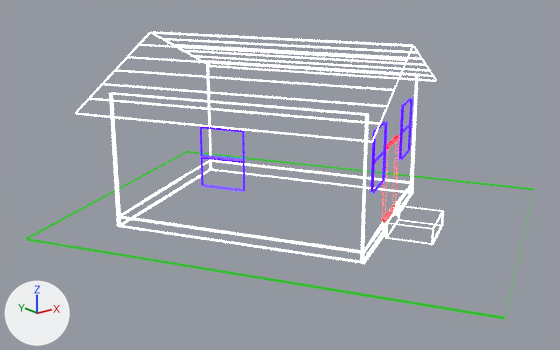
The glTF model public/models/portfoliohome.glb: old version first, new version second.
The view is the same before and after, from a camera (50 mm lens) standing at (-11.26, -5.81, 4.98) and looking at (-3.21, 4.25, 0.95). Arrows for +X, +Y and +Z are at lower left; the lights stay in place. Where no turn or scale is listed for an object, it has been applied to the vertices. Vertices at the same position are counted once.

In view in the first picture: 'Door', 'House', 'Plane', 'Platform', 'Roof', 'Windows', 'WindowsR'.
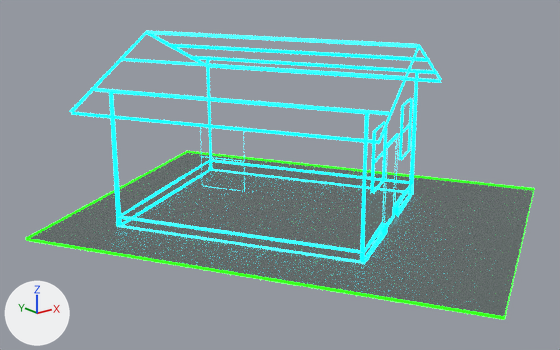
Where the newer file only moved an object's origin or applied its transform, the numbers keep the older frame.

Patch to the scene script:
```diff
--- a/public/models/portfoliohome.glb.py
+++ b/public/models/portfoliohome.glb.py
@@ mat_material_002 @@
 mat_material_002 = principled_material('Material.002')
-mat_material_002.base_color = (0.8, 0.8, 0.8)  # white #e7e7e7
-mat_material_002.emission_strength = 1.5
+mat_material_002.base_color = (0.0, 0.871, 1.0)  # cyan #00f0ff
+mat_material_002.emission_strength = 2.0
+mat_material_002.emission_color = (0.0, 0.871, 1.0)  # cyan #00f0ff
@@ mat_material_003 @@
 mat_material_003 = principled_material('Material.003')
-mat_material_003.base_color = (0.013, 0.0, 1.0)  # blue #1e00ff
-mat_material_003.emission_color = (0.013, 0.0, 1.0)  # blue #1e00ff
-mat_material_003.emission_strength = 10.0
+mat_material_003.base_color = (0.0, 0.871, 1.0)  # cyan #00f0ff
+mat_material_003.emission_color = (0.0, 0.871, 1.0)  # cyan #00f0ff
+mat_material_003.emission_strength = 2.0
@@ mat_material_005 @@
 mat_material_005.base_color = (0.00182, 0.0467, 0.00121)  # dark green #063d04
-mat_material_005.emission_color = (0.018, 0.462, 0.012)  # green #24b51d
-mat_material_005.emission_strength = 1.0
+mat_material_005.alpha = 0.661
@@ mat_material_007 @@
+mat_material_007 = principled_material('Material.007')
+mat_material_007.base_color = (0.00699, 1.0, 0.0)  # green #14ff00
+mat_material_007.roughness = 1.0
+mat_material_007.emission_color = (0.00699, 1.0, 0.0)  # green #14ff00
+mat_material_007.emission_strength = 4.0
@@ me_cube_004 @@
 me_cube_004.from_pydata(...)  # 72 vertices, 128 faces; spans x -2.64..2.64, y -2.78..2.78, z -1.15..1.15
-me_cube_004.vertices[45].co = (0.46, 2.71, 1.13)  # pixel (208, 61)
-me_cube_004.vertices[46].co = (2.58, -0.93, 1.13)  # pixel (415, 75)
+# me_cube_004 part 1
+for i in [2, 3, 10, 11]: me_cube_004.vertices[i].co += Vector((0.0, 0.0, 0.05))
+me_cube_004.vertices[45].co = (0.47, 2.7, 1.18)  # pixel (209, 59)
+me_cube_004.vertices[46].co = (2.58, -0.92, 1.18)  # pixel (415, 72)
 me_cube_004.materials.append(mat_material_002)
@@ me_cube_006 @@
 # used by ob_roof; location = (-2.04, 5.22, 2.86); rotation_euler = (0.0, 0.0, -1.042), in degrees (0, 0, -60); scale = (0.614, 1.2, 0.785)
-me_cube_006.from_pydata(...)  # 104 vertices, 192 faces; spans x -3.89..3.9, y -2.98..1.08, z -0.77..0.52
-me_cube_006.materials.append(mat_material_001)  # white #e7e7e7
+me_cube_006.from_pydata(...)  # 52 vertices, 96 faces; spans x -3.89..3.9, y -2.99..1.09, z -0.78..0.54
+# me_cube_006 part 2: the loose piece of 52 vertices spanning x -3.89..3.89, y -0.95..1.08, z -0.77..0.52 is rebuilt with 52 vertices and now spans x -3.89..3.9, y -2.99..1.09, z -0.78..0.54, in mat_material_013 (cyan #00f0ff)
+# me_cube_006 part 3: the loose piece of 52 vertices spanning x -3.89..3.9, y -2.98..-0.96, z -0.76..0.52 is deleted
+me_cube_006.materials.append(mat_material_013)  # cyan #00f0ff
@@ me_cube_007 @@
-me_cube_007.from_pydata(...)  # 40 vertices, 96 faces; spans x -0.359..0.359, y -0.223..0.223, z -0.653..0.653
-me_cube_007.materials.append(mat_material_004)  # red #ff0002
+me_cube_007.from_pydata(...)  # 40 vertices, 96 faces; spans x -0.356..0.356, y -0.217..0.217, z -0.84..0.679
+# me_cube_007 part 4: 40 of 40 vertices moved; they spanned x -0.359..0.359, y -0.223..0.223, z -0.653..0.653 and now span x -0.356..0.356, y -0.217..0.217, z -0.84..0.679; mean shift (0.0, 0.0, -0.08); largest move (-0.335, -0.223, -0.653) -> (-0.34, -0.217, -0.84)
+me_cube_007.materials.append(mat_material_011)  # cyan #00f0ff
@@ me_plane_003 @@
 # verts and faces of me_plane_003; kept vertices keep their numbers, new ones are numbered from 12
-me_plane_003.from_pydata(...)  # 12 vertices, 16 faces; spans x -4.37..4.37, y -4.71..4.71, z -0.02..0.02
+me_plane_003.from_pydata(...)  # 16 vertices, 18 faces; spans x -4.37..4.37, y -4.71..4.71, z -0.02..0.02
+# me_plane_003 part 5
+verts[12] = (4.37, -1.84, 0.0)  # pixel (534, 189)
+verts[13] = (0.54, 4.71, 0.0)  # pixel (187, 151)
+verts[14] = (-0.54, -4.71, 0.0)  # pixel (504, 318)
+verts[15] = (-4.37, 1.84, 0.0)  # pixel (25, 239)
+faces += [(12, 13, 15), (12, 15, 14)]  # mat_material_005 (dark green #003000)
+# me_plane_003 part 6: 16 faces spanning x -4.37..4.37, y -4.71..4.71, z -0.02..0.02 switch from mat_material_005 (dark green #063d04) to mat_material_007 (green #14ff00)
@@ ob_roof @@
 ob_roof.rotation_euler = (0.0, 0.0, -1.042)  # degrees (0, 0, -60)
-ob_roof.scale = (0.614, 1.2, 0.785)
+ob_roof.scale = (0.638, 1.2, 0.785)
@@ ob_platform @@
-ob_platform = bpy.data.objects.new('Platform', me_cube_008)
```

Where the change shows, as pixel boxes (x1, y1, x2, y2) in the pictures (560 x 350 px; the box of a moved part takes in the faces that stretch with it):
'Plane', surface changed, recoloured, reshaped
    both: (26, 151, 534, 320)
'Roof', reshaped, rescaled
    before: (75, 32, 436, 143)
    after: (69, 31, 442, 144)
'House', recoloured, surface changed, reshaped (white to cyan)
    before: (109, 61, 418, 264)
    after: (109, 60, 418, 264)
'Windows', recoloured, surface changed
    both: (370, 98, 413, 194)
'WindowsR', recoloured, surface changed
    both: (200, 126, 245, 192)
'Platform', deleted
    before: (385, 205, 444, 245)
'Door', recoloured, reshaped (7% taller)
    before: (382, 135, 399, 222)
    after: (382, 133, 399, 226)
part 1 of me_cube_004, moved or reshaped
    before: (206, 61, 418, 183)
    after: (206, 60, 418, 183)
part 2 of me_cube_006, rebuilt (31% wider, 124% taller)
    before: (151, 32, 436, 82)
    after: (69, 31, 442, 144)
part 3 of me_cube_006, deleted
    before: (75, 32, 413, 143)
part 5 of me_plane_003, added
    after: (27, 152, 534, 318)
part 6 of me_plane_003, recoloured
    both: (26, 151, 534, 320)
